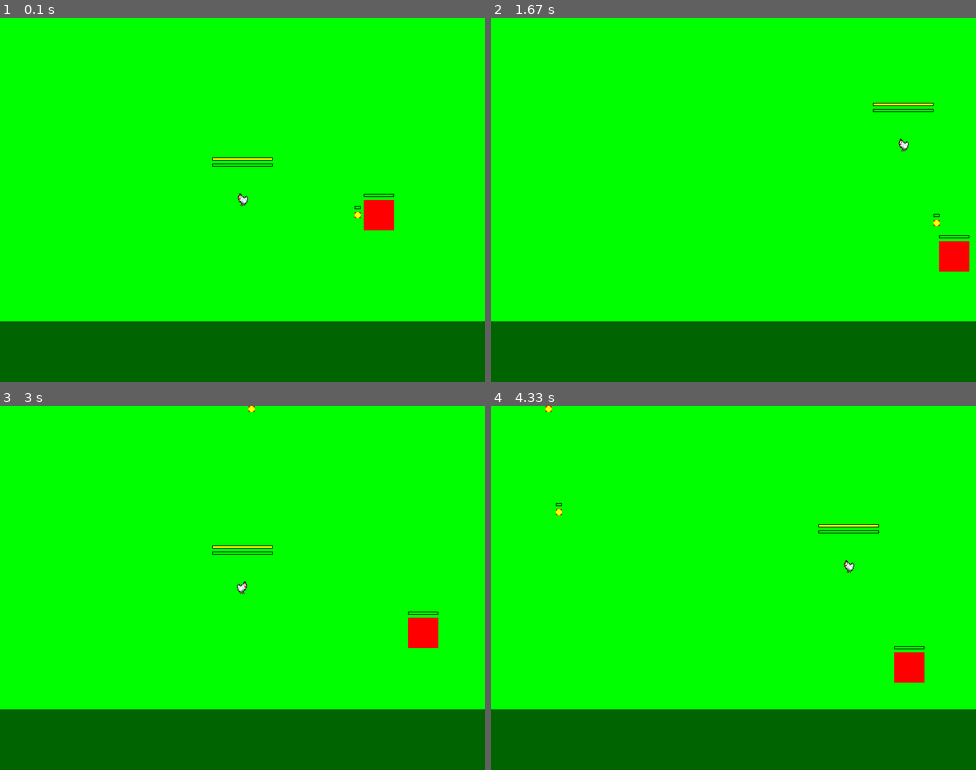
Above: before the commit, frames 1-4 (two rows, left to right).
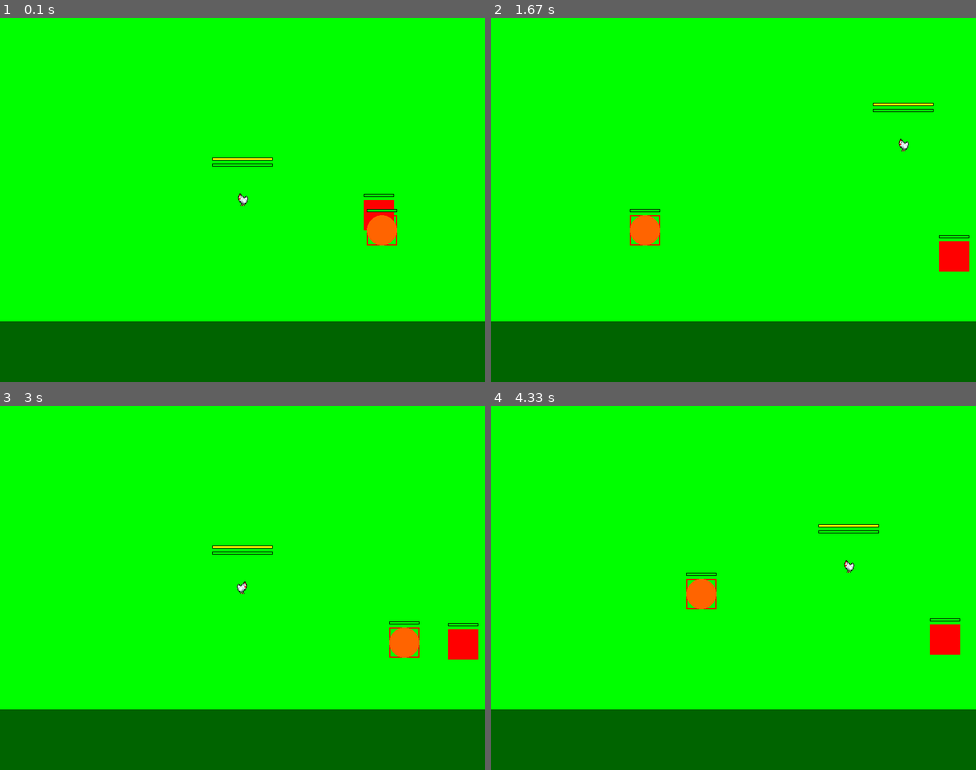
Above: after the commit, the same moments.

Repository: Zakihung/The-Chickening
Game: pygame game, started from main.py
The game is run twice, just before and just after one commit, with the same random seed, the same clock (stepped at 60 frames per second) and the same inputs.
Inputs:
- Up to frame 1 (0.1 s): no input
- Up to frame 2 (1.67 s): hold Right 0.33-0.8 s; hold Up 0.83-1.13 s; hold Right 1.17-1.63 s
- Up to frame 3 (3 s): hold Left 1.67-2.2 s; hold Down 2.23-2.53 s; hold Left 2.57-2.97 s
- Up to frame 4 (4.33 s): hold Up 3-3.37 s; hold Right 3.4-4.03 s; hold Down from 4.07 s (still down)

The runs differ from the first frame. In frame 1, 0.5% of the frame differs, in the area x 73-82%, y 51-63%; in frame 2, 0.5%; in frame 3, 1.4%; in frame 4, 1.6%, in the area x 11-97%, y 0-76%.

Commit message:
Add area attack AI for 'bomber' enemy type with bomb projectiles

Diff:
--- a/modules/entities/enemy.py
+++ b/modules/entities/enemy.py
@@ -4,7 +4,7 @@
 import random
 from modules.entities.base_entity import BaseEntity
 from modules.utils.constants import (
-    ENEMY_HP_BASE, ENEMY_SPEED_BASE, COLOR_RED, DROP_THO_RATE, SCREEN_WIDTH, SCREEN_HEIGHT
+    ENEMY_HP_BASE, ENEMY_SPEED_BASE, COLOR_RED, DROP_THO_RATE, BOMB_AOE_RADIUS
 )
 from modules.utils.helpers import rect_collision  # Để collision sau
 from modules.entities.projectile import Projectile  # Để spawn arrow
@@ -42,6 +42,11 @@
         self.arrow_damage = 20  # Sát thương tên
         self.arrow_speed = 8  # Tốc độ tên
         self.projectiles = []  # List Projectile cho arrows của enemy (tương tự player)
+        self.bomb_throw_cooldown = 0  # Cooldown ném bom (seconds, ví dụ 2.5s)
+        self.bomb_damage = 30  # Sát thương bom (cao hơn arrow)
+        self.bomb_speed = 4  # Tốc độ ném bom (chậm hơn arrow)
+        self.bomb_throw_range_min = 200  # Min dist để ném
+        self.bomb_throw_range_max = 400  # Max dist để ném
 
     def update(self, delta_time, player=None):
         """
@@ -104,6 +109,37 @@
                         if not proj.alive:
                             self.projectiles.remove(proj)
 
+                elif self.type == 'bomber':
+                    # Bomber AI: Di chuyển để vào range ném, ném bom theo hướng player với cooldown
+                    if dist > 0:
+                        if dist > self.bomb_throw_range_max:
+                            # Áp sát để vào range
+                            self.direction = base_dir
+                        elif dist < self.bomb_throw_range_min:
+                            # Né nhẹ nếu quá gần
+                            self.direction = -base_dir * 0.5  # Né chậm
+                        else:
+                            # Trong range: Dừng hoặc di chuyển ngẫu nhiên nhẹ, ném bom
+                            self.direction = pygame.Vector2(0, 0)  # Dừng để ném
+                            if self.bomb_throw_cooldown <= 0:
+                                # Ném bom hướng tới player
+                                bomb_dir = base_dir
+                                bomb = Projectile(self.rect.centerx, self.rect.centery, bomb_dir, 'bomb',
+                                                  self.bomb_damage, self.bomb_speed, BOMB_AOE_RADIUS)
+                                self.projectiles.append(bomb)
+                                self.bomb_throw_cooldown = 2.5  # Reset cooldown
+
+                    # Update cooldown
+                    if self.bomb_throw_cooldown > 0:
+                        self.bomb_throw_cooldown -= delta_time
+
+                    # Update projectiles (đã có từ archer, reuse cho bomber)
+                    for proj in self.projectiles[:]:
+                        proj.update(delta_time)
+                        proj.check_collision([player])  # Check AOE damage player
+                        if not proj.alive:
+                            self.projectiles.remove(proj)
+
                 else:
                     # Fallback random cho type khác
                     self.direction_change_timer -= delta_time
--- a/modules/screens/game_screen.py
+++ b/modules/screens/game_screen.py
@@ -9,8 +9,8 @@
         self.screen = screen
         self.background_color = COLOR_GREEN
         self.player = Player()
-        self.test_enemy = Enemy(600, 300, 'archer')  # Type 'archer' để test
-        self.player.enemies = [self.test_enemy]  # Để projectile hit enemy
+        self.test_enemy = Enemy(600, 300, 'bomber')  # Type 'bomber' để test
+        self.player.enemies = [self.test_enemy]  # Giữ cho projectile hit enemy
 
     def update(self, delta_time, keys):
         """Update entities với delta_time và keys."""
